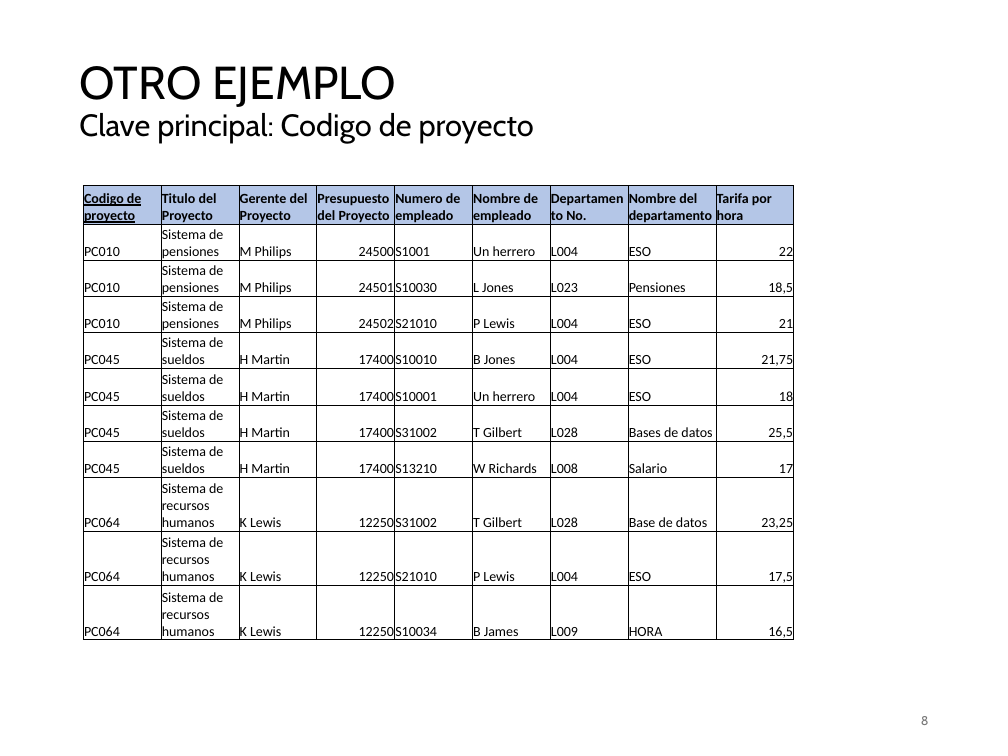
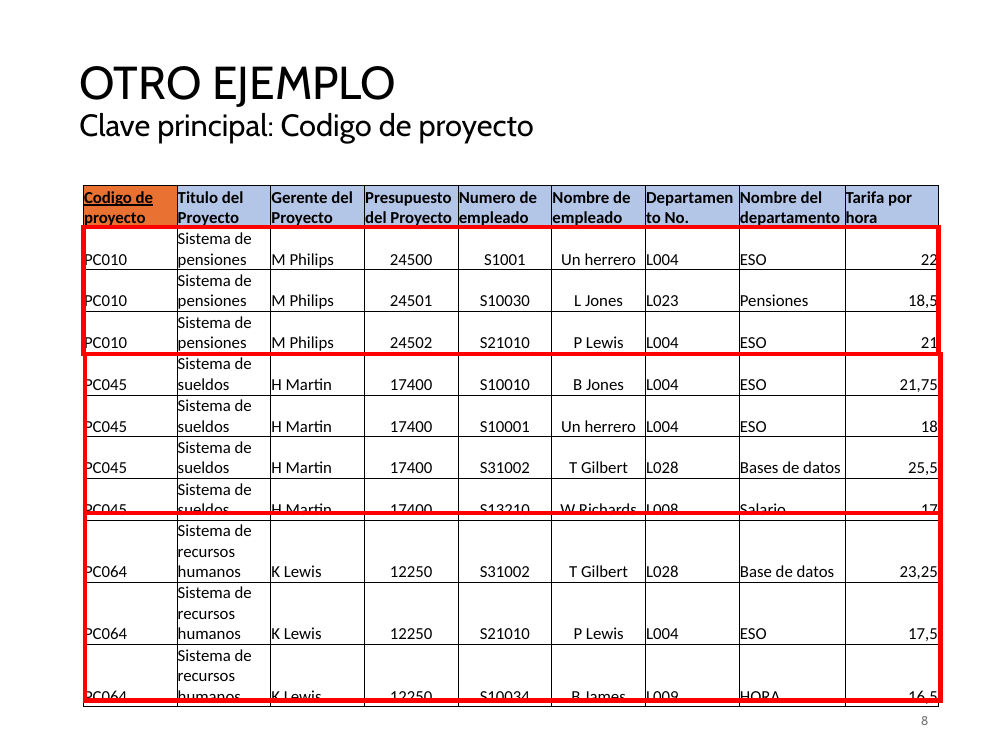
Before and after one commit to NuriaCelis/GBD25-26, a slide deck: slide 8 of Tema2/EJEMPLOS NORMALIZACION.pptx. Drawn at 1008x756 pixels with LibreOffice and Linux fonts; fonts in the diff are those of the drawing. Boxes give left, top, right and bottom in pixels: in the first picture for what was removed or moved away, otherwise in the second. Text is boxed around its words. In the diff, an @@ line names an element or a change of style, - is before the commit and + after.

```diff
--- a/Tema2/EJEMPLOS NORMALIZACION.pptx
+++ b/Tema2/EJEMPLOS NORMALIZACION.pptx
@@ table at box(84, 185, 939, 710) @@
@@ fill #B4C6E7 to #E97132 in row 1, column 1 @@
@@ size 10 to 12 pt @@
@@ alignment right to centre @@
@@ alignment left to centre @@
@@ table: place and size @@
-table at box(84, 185, 792, 644)
+table at box(84, 185, 939, 710)
@@ rectangle added at box(84, 227, 939, 354), outline #FF0000 3.25 pt @@
@@ rectangle added at box(85, 354, 940, 512), outline #FF0000 3.25 pt @@
@@ rectangle added at box(85, 513, 940, 701), outline #FF0000 3.25 pt @@
```
Also in this commit, not shown: 8 other slides changed, 1 slide added, 4 other files.
